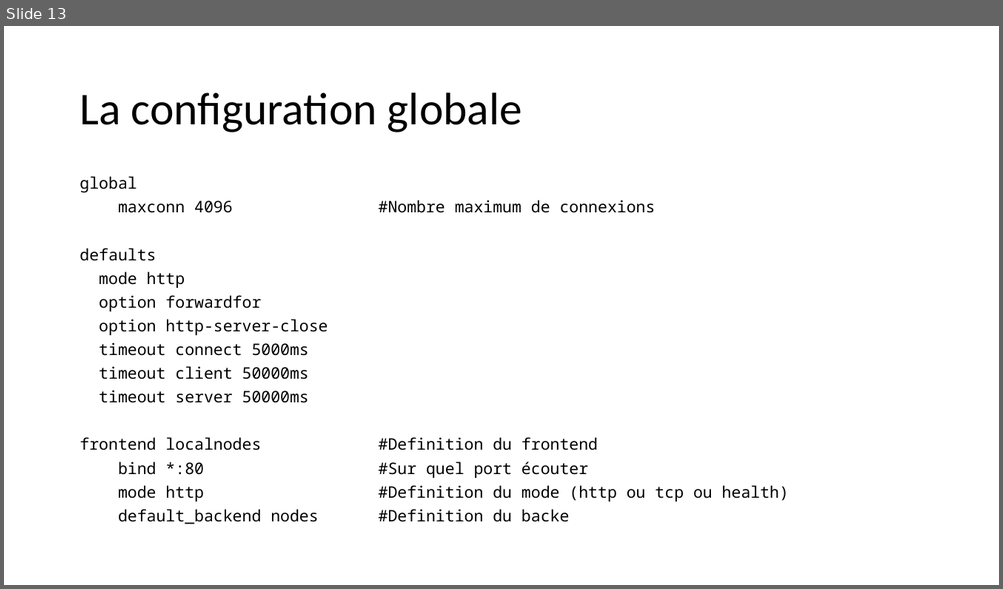
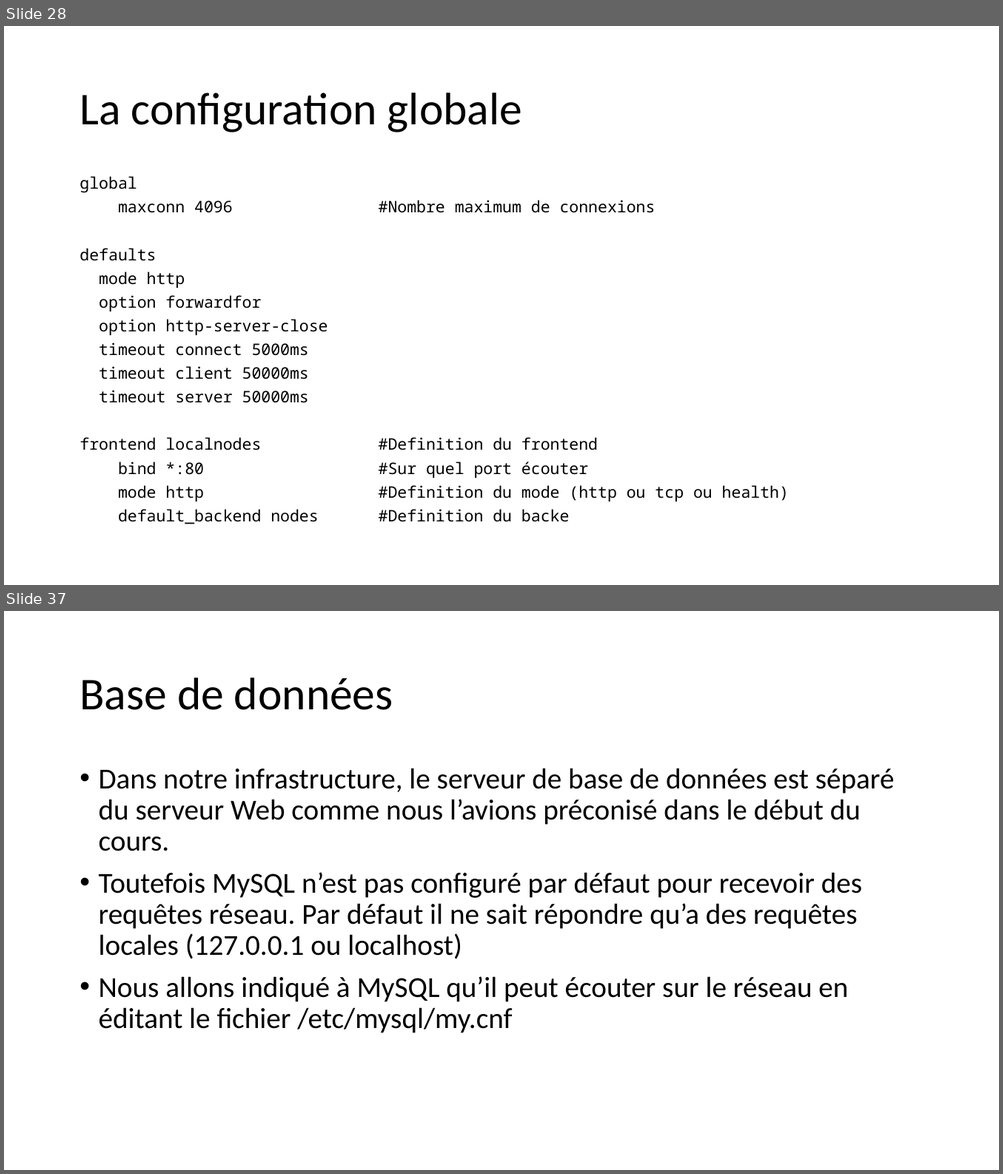
Before and after one commit to jeremysalmon/coursSystemeReparti, a slide deck: systeme_reparti.pptx. Shown one above the other, each under a label of ours: slide 13 before the commit, slides 28 and 37 after it; the slides between them are not shown. The pictures are 1003x589 and 1003x1174 pixels, drawn with LibreOffice and Linux fonts; fonts in the diff are those of the drawing. Boxes give left, top, right and bottom in pixels: in the first picture for what was removed or moved away, otherwise in the second. Text is boxed around its words. In the diff, an @@ line names an element or a change of style, - is before the commit and + after.

Commit message:
Cours final 2016
Cours pour l’exament (sans la partie memcached)

```diff
--- a/systeme_reparti.pptx
+++ b/systeme_reparti.pptx
@@ slide 37 added at [4,611,999,1170], background #FFFFFF @@
@@ title added at [79,678,393,710], 44 pt, text #000000 @@
+Base de données
@@ text added at [99,768,894,1034], 28 pt, text #000000 @@
+• Dans notre infrastructure, le serveur de base de données est séparé du serveur Web comme nous l’avions préconisé dans le début du cours.
+• Toutefois MySQL n’est pas configuré par défaut pour recevoir des requêtes réseau. Par défaut il ne sait répondre qu’a des requêtes locales (127.0.0.1 ou localhost)
+• Nous allons indiqué à MySQL qu’il peut écouter sur le réseau en éditant le fichier /etc/mysql/my.cnf
@@ what was slide 13 is now slide 28 @@
```
Also in this commit, not shown: 2 slides changed, 18 other slides added.
